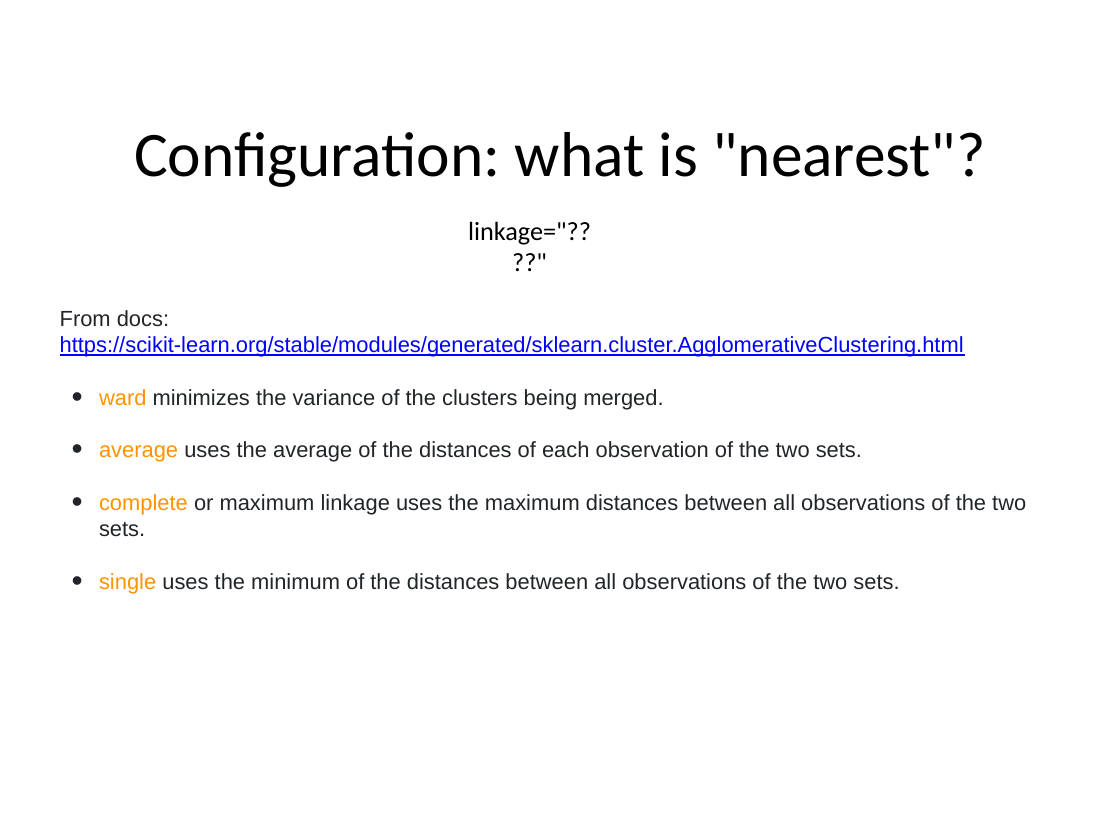
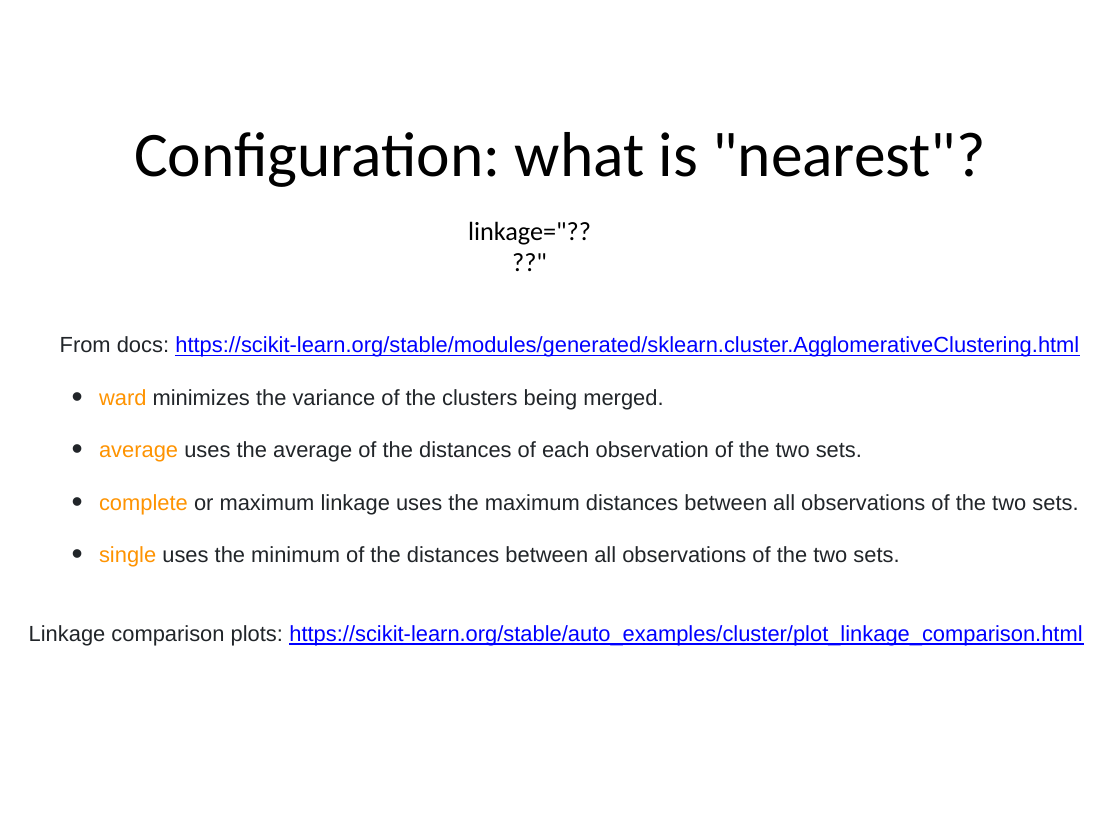
Before and after one commit to tylerharter/caraza-harter-com, a slide deck: slide 16 of tyler/meena/cs320/s23/lec/37-clustering2/slides.pptx. Drawn at 1120x840 pixels with LibreOffice and Linux fonts; fonts in the diff are those of the drawing. Boxes give left, top, right and bottom in pixels: in the first picture for what was removed or moved away, otherwise in the second. Text is boxed around its words. In the diff, an @@ line names an element or a change of style, - is before the commit and + after.

Commit message:
Lec 38 slides update

```diff
--- a/tyler/meena/cs320/s23/lec/37-clustering2/slides.pptx
+++ b/tyler/meena/cs320/s23/lec/37-clustering2/slides.pptx
@@ text "From docs: https://scikit-learn.org/stable/modules/generated ..." rewrapped from (60,310,1026,593) to (60,336,1079,567) @@
@@ text added at (29,625,1082,646), 20 pt, text #0000FF, underline @@
+Linkage comparison plots: https://scikit-learn.org/stable/auto_examples/cluster/plot_linkage_comparison.html
```
Also in this commit, not shown: 1 other file.
